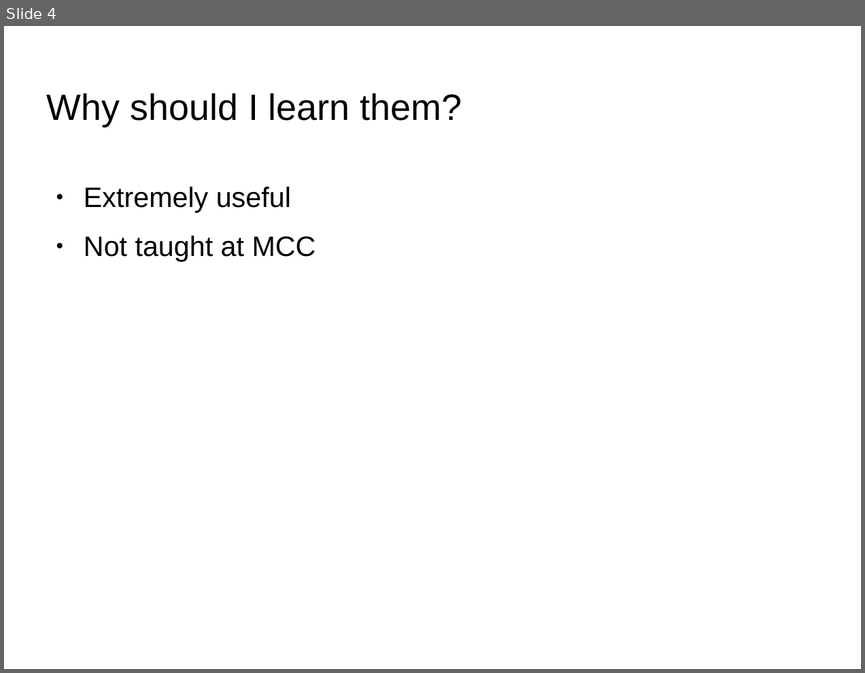
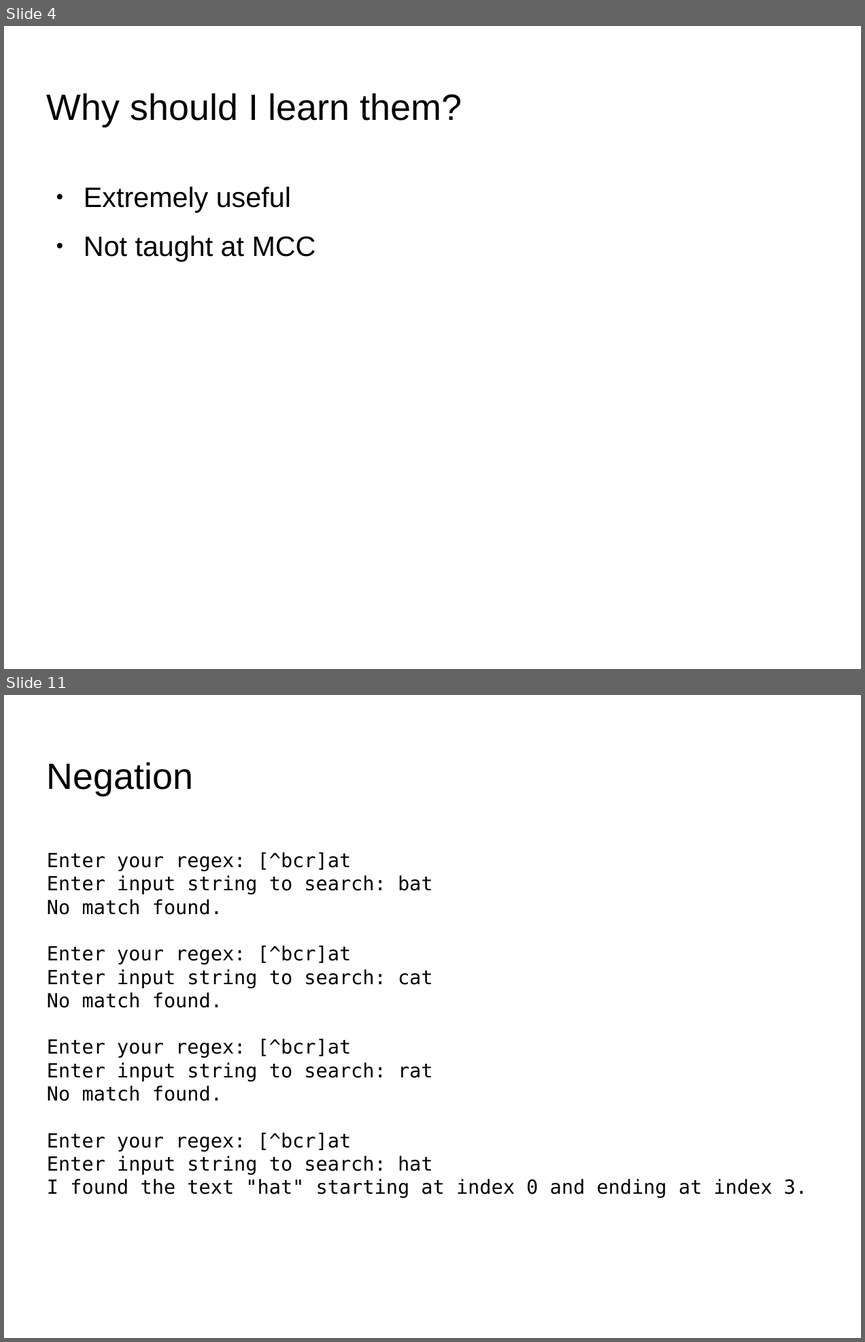
Before and after one commit to codetech/regular-expressions, a slide deck: presentation/presentation.odp. Shown one above the other, each under a label of ours: slide 4 before the commit, slides 4 and 11 after it; the slides between them are not shown. The pictures are 865x673 and 865x1342 pixels, drawn with LibreOffice and Linux fonts; fonts in the diff are those of the drawing; background and template pictures are left out. Boxes give left, top, right and bottom in pixels: in the first picture for what was removed or moved away, otherwise in the second. Text is boxed around its words. In the diff, an @@ line names an element or a change of style, - is before the commit and + after.

```diff
--- a/presentation/presentation.odp
+++ b/presentation/presentation.odp
@@ slide 11 added at [4, 695, 861, 1338], background picture (left out) @@
@@ title added at [47, 762, 193, 796], 33.9 pt, text #000000 @@
+Negation
@@ text added at [47, 852, 807, 1198], 18 pt, text #000000 @@
+Enter your regex: [^bcr]at
+Enter input string to search: bat
+No match found.
+Enter your regex: [^bcr]at
+Enter input string to search: cat
+No match found.
+Enter your regex: [^bcr]at
+Enter input string to search: rat
+No match found.
+Enter your regex: [^bcr]at
+Enter input string to search: hat
+I found the text "hat" starting at index 0 and ending at index 3.
```
Also in this commit, not shown: 3 slides changed, 8 other slides added, 1 slide removed.
